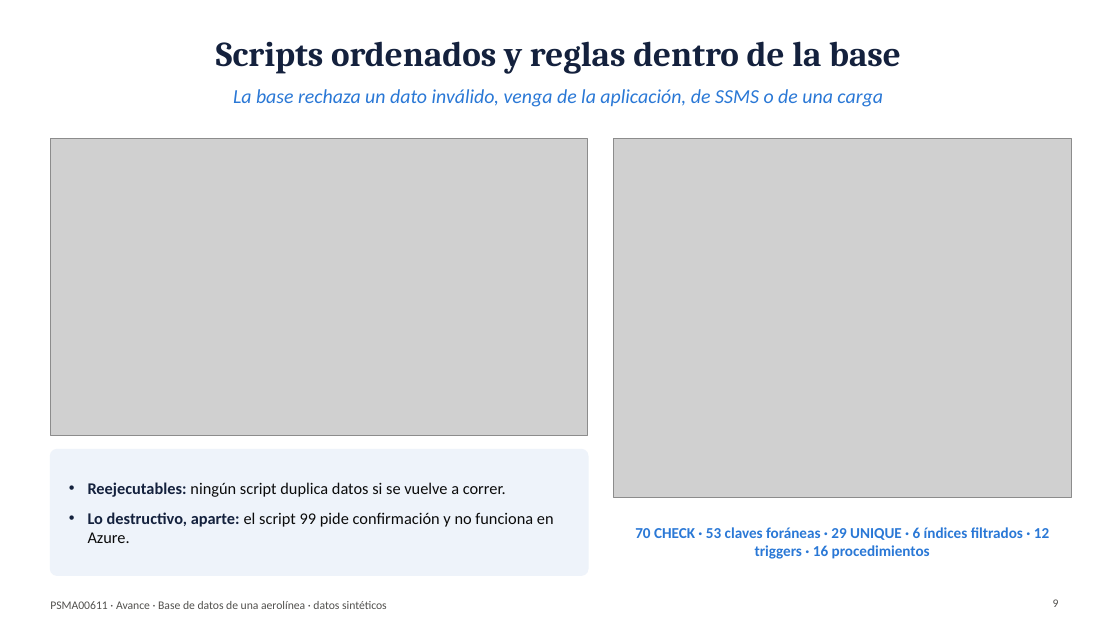
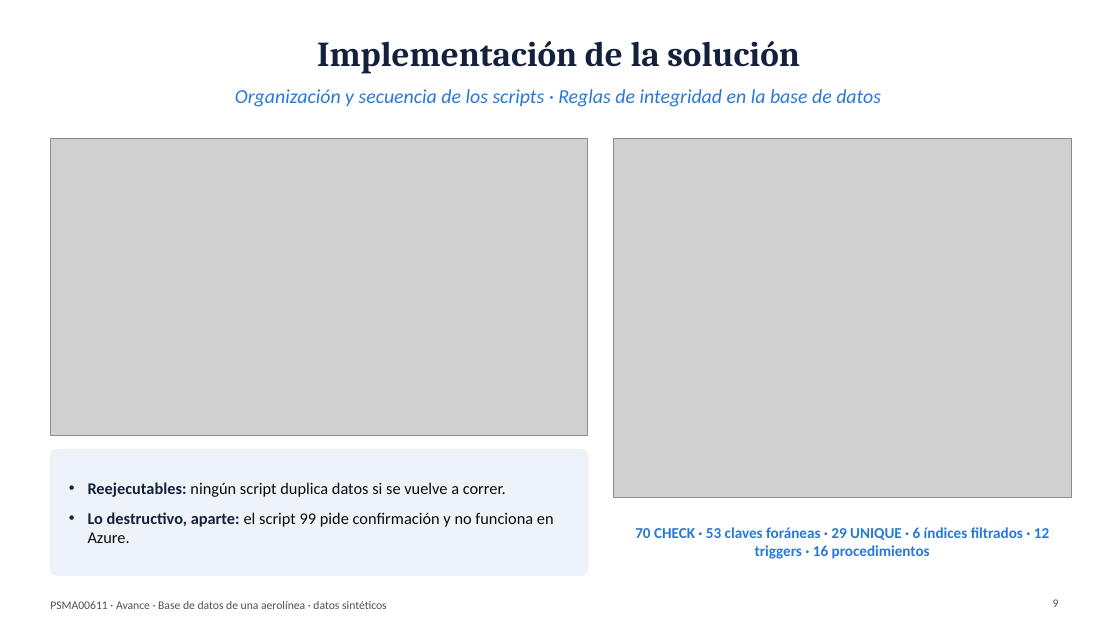
Before and after one commit to CARLOSDELOSRIOS/aerolinea-bd-psma00611, a slide deck: slide 9 of slides/presentacion_avance_PSMA00611.pptx. Drawn at 1120x630 pixels with LibreOffice and Linux fonts; fonts in the diff are those of the drawing; grey boxes stand for pictures. Boxes give left, top, right and bottom in pixels: in the first picture for what was removed or moved away, otherwise in the second. Text is boxed around its words. In the diff, an @@ line names an element or a change of style, - is before the commit and + after.

```diff
--- a/slides/presentacion_avance_PSMA00611.pptx
+++ b/slides/presentacion_avance_PSMA00611.pptx
@@ title at (317, 41, 799, 74): text changed @@
-Scripts ordenados y reglas dentro de la base
+Implementación de la solución
@@ text at (235, 89, 881, 107): text changed @@
-La base rechaza un dato inválido, venga de la aplicación, de SSMS o de una carga
+Organización y secuencia de los scripts · Reglas de integridad en la base de datos
```
Also in this commit, not shown: 12 other slides changed, 3 other files.
